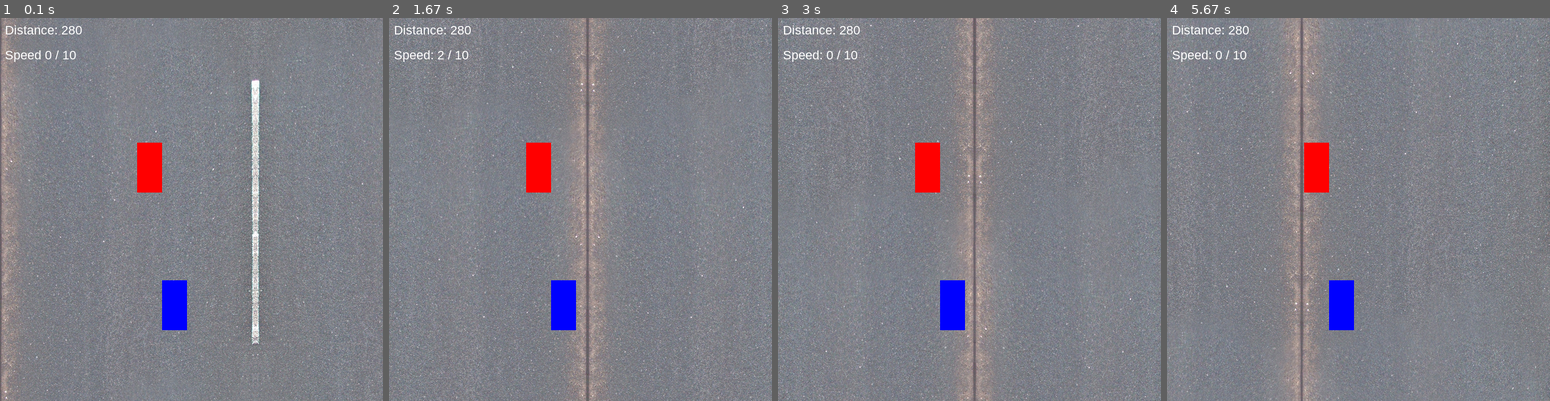
Above: before the commit, frames 1-4 (left to right).
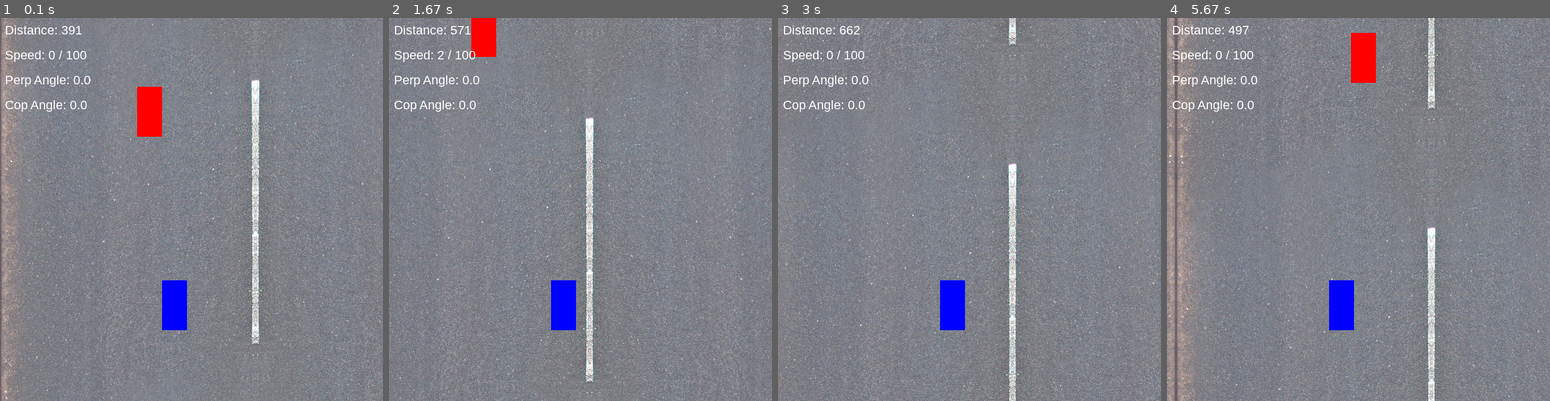
Above: after the commit, the same moments.

Repository: yanigisawa/pyweek31
Game: pygame game, started from run_game.py
Same seed, same stepped clock (60 frames per second), same inputs: the game is played once before the commit and once after it.
Inputs:
- Up to frame 1 (0.1 s): no input
- Up to frame 2 (1.67 s): hold Right 0.33-0.8 s; hold Up 0.88-1.18 s; hold Right from 1.22 s (still down)
- Up to frame 3 (3 s): release Right at 1.68 s; hold Left 1.72-2.25 s; hold Down 2.28-2.58 s; tap Space at 2.62 s; hold Left from 2.95 s (still down)
- Up to frame 4 (5.67 s): release Left at 3.35 s; hold Up 3.38-3.75 s; hold Right 3.78-4.42 s; hold Down 4.45-4.82 s; hold R 4.85-5.32 s; hold Left 4.85-5.32 s; hold Left from 5.35 s (still down)

The runs differ from the first frame. In frame 1, 2.2% of the frame differs, in the area x 1-43%, y 2-46%; in frame 2, 20%; in frame 3, 21%; in frame 4, 24%, in the area x 0-100%, y 0-100%.

Commit message:
WIP - Enemy Car with auto-forward velocity - Using positions to simulate movement

Diff:
--- a/gamelib/game.py
+++ b/gamelib/game.py
@@ -11,6 +11,8 @@
 setAutoUpdate(False)
 
 from . import config
+
+FPS = 60
 
 
 
@@ -53,7 +55,14 @@
         #     ending.loop()
 
 class Car(pg.sprite.Sprite):
-    def __init__(self, size=(50, 100), mass=1, position=(100, 200), color=(0, 0, 255)):
+    def __init__(
+        self,
+        size=(50, 100),
+        mass=1,
+        position=(100, 200),
+        color=(0, 0, 255),
+        collision_type=1
+    ):
         super().__init__()
         self.body = pymunk.Body()
 
@@ -62,7 +71,9 @@
         self._width, self._height = size
         self.shape = pymunk.Poly.create_box(self.body, (size[0], size[1]), 0.0)
         self.shape.mass = mass
+        self.shape.elasticity = 0.1
         self.shape.friction = 1
+        self.shape.collision_type = collision_type
 
         self.image = pg.Surface(size, pg.SRCALPHA)
         self.image.fill(color)
@@ -71,15 +82,18 @@
         self.color = color
         self._velocity = (0, 0)
 
+    def set_collided(self):
+        self.image = pg.Surface((self._width, self._height), pg.SRCALPHA)
+        self.image.fill((200, 0, 200))
+        self.rect = self.image.get_rect(center=self.body.position)
+        self._orig_image = self.image
+
+
+    @property
+    def collision_type(self):
+        return self.shape.collision_type
+
     def update(self):
-        # shape = self.shape
-        # ps = [
-        #     pos.rotated(shape.body.angle) + shape.body.position
-        #     for pos in shape.get_vertices()
-        # ]
-        # ps.append(ps[0])
-        # left, top = ps[3][0], ps[3][1]
-
         self.image = pg.transform.rotozoom(
             self._orig_image,
             -math.degrees(self.body.angle),
@@ -116,27 +130,93 @@
     def __str__(self):
         return str(self.body.position)
 
+class EnemyCar(Car):
+    def __init__(self, *args, **kwargs):
+        super().__init__(*args, **kwargs)
+        self.body.velocity = (0, -150)
+
+    def update_for_player_movement(self, player, background_scroll):
+        # Right is negative
+        # Left is positive
+        # self.body.position[0] -= background_scroll[0]
+        # self.body.position[1] -= background_scroll[1]
+        current = self.body.position
+        new_pos = Vec2d(current[0] + background_scroll[0], current[1] + background_scroll[1])
+        # new_pos = current.interpolate_to(player.body.position, 1)
+        if background_scroll[0] == 0 and background_scroll[1] == 0:
+            return
+        self.body.position = new_pos
+        self.body.velocity = (new_pos - current) / 1 / FPS
+        # print(self.body.position, background_scroll)
+        # dx, dy = player.body.position[0] - self.body.position[0], player.body.position[1] - self.body.position[1]
+        # dist = math.hypot (dx, dy)
+        # dx, dy = dx / dist, dy / dist # Normalize
+        # # Move along this normalized vector towards the player
+        # self.rect.x += dx * self.speed
+        # self.rect.y += dy * self.speed
+
+    def perform_ai(self):
+        self.body.velocity = (0, -150)
 
 class Game:
     def __init__(self, screen):
         self._screen = screen
-        self._space = pymunk.Space()
-        self._space.iterations = 20
-        self._space.sleep_time_threshold = 0.5
         self._draw_options = pymunk.pygame_util.DrawOptions(self._screen)
         self._clock = pg.time.Clock()
-        self._speed_factor = 15
-        self._max_speed = 10
+        self._speed_factor = 100
+        self._max_speed = 100
+        self._side_scroll_factor = 2
+        self._player_position_speed = 5
+        self._distance_label = makeLabel("Distance: 0", 25, 10, 10, "white")
+        self._speed_label = makeLabel("Speed 0 / 10", 25, 10, 60, "white")
+        self._enemy_angle = makeLabel("Perp: 0", 25, 10, 110, "white")
+        self._self_angle = makeLabel("Cop: 0", 25, 10, 160, "white")
+        self._player_position = (350, 576)
+
+        showLabel(self._distance_label)
+        showLabel(self._speed_label)
+        showLabel(self._enemy_angle)
+        showLabel(self._self_angle)
+        self._reset()
+
+    def collision_post_solve(self, arbitor, space, data):
+        self._red_car.set_collided()
+        # self._blue_car.set_collided()
+
+    def add_pivots(self):
+        cars = [self._red_car, self._blue_car]
+        for car in cars:
+            pivot = pymunk.PivotJoint(self._space.static_body, car.body, (0, 0), (0, 0))
+            self._space.add(pivot)
+            pivot.max_bias = 0  # disable joint correction
+            pivot.max_force = 500  # emulate linear friction
+
+            gear = pymunk.GearJoint(self._space.static_body, car.body, 0.0, 1.0)
+            self._space.add(gear)
+            gear.max_bias = 0  # disable joint correction
+            gear.max_force = 500  # emulate angular friction
+
+    def _reset(self):
+        hideAll()
+        self._space = pymunk.Space()
+
+        self._space.iterations = 10
+        self._space.sleep_time_threshold = 0.5
         self._current_speed = 0
 
-        self._red_car = Car(position=(300, 300), color=(255, 0, 0))
+        self._red_car = EnemyCar(position=(300, 200), color=(255, 0, 0))
         self._space.add(self._red_car.body, self._red_car.shape)
-        self._blue_car = Car(position=(350, 576))
+        self._blue_car = Car(position=self._player_position)
         self._space.add(self._blue_car.body, self._blue_car.shape)
+
+        # self.add_pivots()
+
+        collision_handler = self._space.add_collision_handler(self._red_car.collision_type, self._blue_car.collision_type)
+        collision_handler.post_solve = self.collision_post_solve
+
         self._shift_key_down = False
         self._background_scroll = (0, 0)
-        self._distance_label = makeLabel("Distance: 0", 25, 10, 10, "white")
-        self._speed_label = makeLabel("Speed 0 / 10", 25, 10, 60, "white")
+        changeLabel(self._speed_label, f"Speed: {self._current_speed} / {self._max_speed}")
 
         showSprite(self._blue_car)
         showSprite(self._red_car)
@@ -147,18 +227,40 @@
         x2, y2 = self._blue_car.body.position
         return int(math.hypot(x1-x2, y1-y2))
 
+    def _correct_player_position(self):
+        if self._blue_car.body.position == self._player_position:
+            return
+        distance = self._blue_car.body.position.get_distance(self._player_position)
+        t = 1
+        if distance < self._player_position_speed:
+            self._blue_car.body.position = self._player_position
+        else:
+            t = self._player_position_speed / distance
+        new = self._blue_car.body.position.interpolate_to(self._player_position, t)
+        self._blue_car.body.position = new
+        self._blue_car.body.velocity = (new - self._blue_car.body.position) / 1 / FPS
+
     def _update_objects(self):
         if self._background_scroll is not None:
             scrollBackground(*self._background_scroll)
+        # self._correct_player_position()
         distance = self._calculate_distance()
         changeLabel(self._distance_label, f"Distance: {distance}")
+        changeLabel(self._enemy_angle, f"Perp Angle: {math.degrees(self._red_car.body.angle)}")
+        changeLabel(self._self_angle, f"Cop Angle: {math.degrees(self._blue_car.body.angle)}")
+        self._red_car.update_for_player_movement(self._blue_car, self._background_scroll)
+        self._red_car.perform_ai()
+        self._space.reindex_shapes_for_body(self._red_car.body)
+        self._space.reindex_shapes_for_body(self._blue_car.body)
         # self._screen.fill(pg.Color((100, 100, 100)))
 
     def _draw_objects(self):
         self._blue_car.update()
         self._red_car.update()
         updateDisplay()
+        # DEBUGGING PHYSICS
         # self._space.debug_draw(self._draw_options)
+        # pg.display.flip()
         # self._red_car.draw(self._screen)
         # self._blue_car.draw(self._screen)
 
@@ -168,10 +270,9 @@
 
     def loop(self):
         setBackgroundImage("data/road_tarmac1.png")
-        showLabel(self._distance_label)
-        showLabel(self._speed_label)
-
-        FPS = 120
+        # showLabel(self._distance_label)
+        # showLabel(self._speed_label)
+
         while True:
             for event in pg.event.get():
                 if event.type == pg.QUIT:
@@ -182,8 +283,8 @@
                     self.on_keyup(event)
             self._update_objects()
             self._draw_objects()
-            self._space.step(1 / FPS)
-            self._clock.tick(FPS)
+            dt = self._clock.tick(FPS)
+            self._space.step(dt / 1000)
             pg.display.set_caption("fps: " + str(self._clock.get_fps()))
 
     @property
@@ -237,8 +338,8 @@
 
     @property
     def keys(self):
-        move_left = {"movement": (self._speed_factor, 0),  "action": None}
-        move_right = {"movement": (-self._speed_factor, 0), "action": None}
+        move_left = {"movement": (self._side_scroll_factor, 0),  "action": None}
+        move_right = {"movement": (-self._side_scroll_factor, 0), "action": None}
         move_up = {"movement": (0, self._speed_factor),  "action": self._increase_velocity}
         move_down = {"movement": (0, -self._speed_factor),  "action": self._decrease_velocity}
         return {
@@ -277,6 +378,10 @@
         if event.key == pg.K_SPACE:
             self._blue_car.body.angular_velocity = 0
             self._blue_car.body.velocity = 0, 0
+            self._background_scroll = 0, 0
+
+        if event.key == pg.K_r:
+            self._reset()
 
 
     def on_keyup(self, event):
